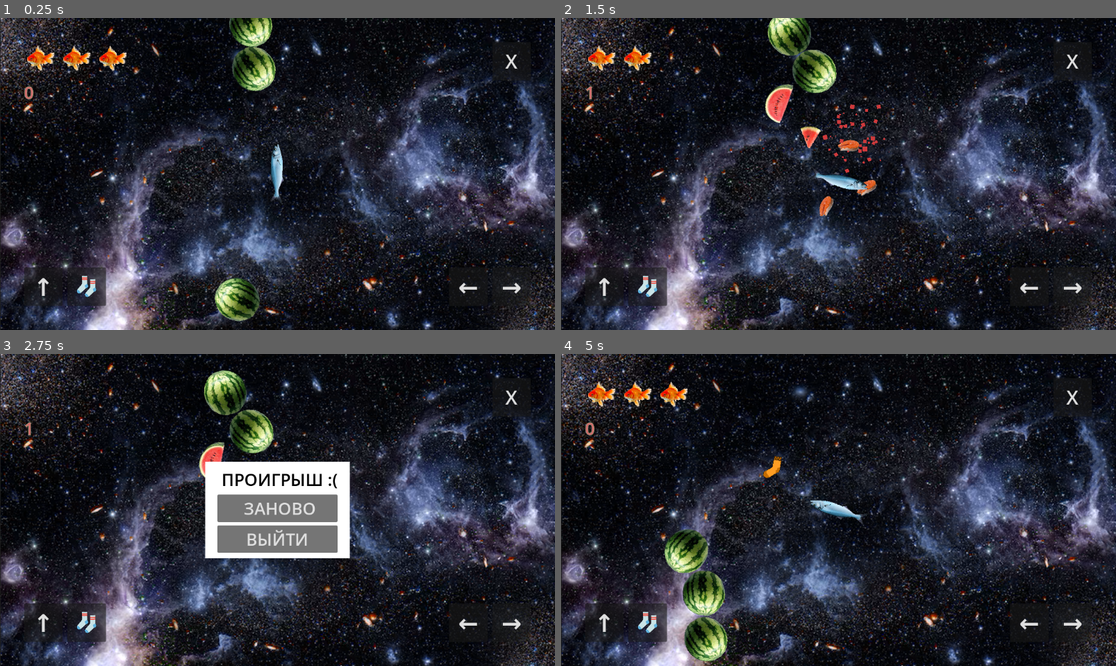
Above: before the commit, frames 1-4 (two rows, left to right).
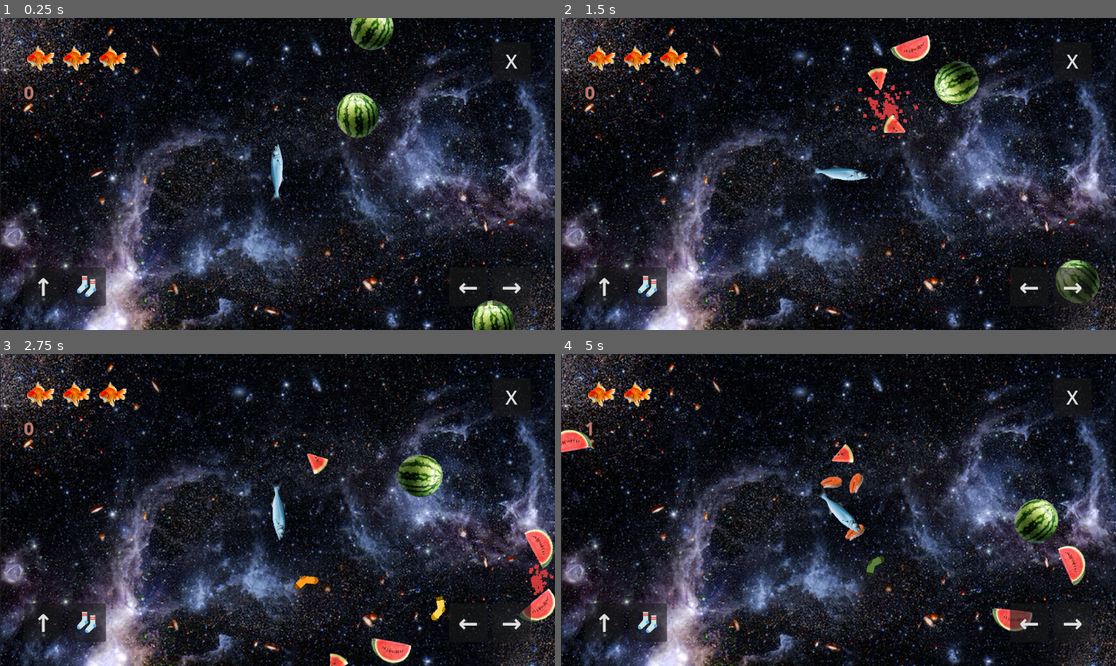
Above: after the commit, the same moments.

Repository: Null-oh/mob6sem
Game: Godot game, scene res://take2/assets/scene_2.tscn
The game is run twice, just before and just after one commit, with the same random seed, the same clock (stepped at 60 frames per second) and the same inputs.
Inputs (mouse positions are in pixels of both pictures, inside the frame that each line leads up to):
- Up to frame 1 (0.25 s): no input
- Up to frame 2 (1.5 s): move the mouse to (960, 158) at 0.52 s; hold Right (ui_right) 0.53-1.25 s; hold Space (space) 0.53-1.25 s; click (960, 158) at 0.67 s; drag from (727, 189) to (810, 236) at 1.27 s
- Up to frame 3 (2.75 s): move the mouse to (333, 441) at 2.02 s; hold Right (ui_right) from 2.03 s (still down); hold Space (space) from 2.03 s (still down)
- Up to frame 4 (5 s): release Right (ui_right) at 2.75 s; release Space (space) at 2.75 s; click (838, 506) at 2.75 s, where only the run before the commit has a clickable "ЗАНОВО"; drag from (810, 572) to (672, 463) at 3.52 s; move the mouse to (1005, 556) at 4.27 s; hold Left (ui_left) from 4.28 s (still down); hold Space (space) from 4.28 s (still down); tap Escape (ui_cancel) at 4.9 s

The runs differ from the first frame. In frame 1, 4.2% of the frame differs, in the area x 38-93%, y 0-100%; in frame 2, 5.9%; in frame 3, 13%, in the area x 4-100%, y 5-100%; in frame 4, 6.0%.

Commit message:
i love Yana

Diff:
--- /dev/null
+++ b/assets/enemy.tscn
@@ -0,0 +1,69 @@
+[gd_scene format=3 uid="uid://bu76npfepnlf1"]
+
+[ext_resource type="Script" uid="uid://dq00bb03kfqtf" path="res://scripts/enemy.gd" id="1_q2h73"]
+[ext_resource type="Texture2D" uid="uid://ch16xb208kma8" path="res://img/usa.png" id="2_pw0vb"]
+[ext_resource type="PackedScene" uid="uid://i2w40basprnj" path="res://assets/enemy_paths.tscn" id="3_pw0vb"]
+
+[sub_resource type="CapsuleShape2D" id="CapsuleShape2D_nyjvj"]
+radius = 16.0
+height = 86.0
+
+[sub_resource type="Animation" id="Animation_edavc"]
+length = 0.001
+tracks/0/type = "value"
+tracks/0/imported = false
+tracks/0/enabled = true
+tracks/0/path = NodePath("Sprite2D:modulate")
+tracks/0/interp = 1
+tracks/0/loop_wrap = true
+tracks/0/keys = {
+"times": PackedFloat32Array(0),
+"transitions": PackedFloat32Array(1),
+"update": 0,
+"values": [Color(1, 0, 0, 1)]
+}
+
+[sub_resource type="Animation" id="Animation_icab4"]
+resource_name = "flash"
+length = 0.24
+tracks/0/type = "value"
+tracks/0/imported = false
+tracks/0/enabled = true
+tracks/0/path = NodePath("Sprite2D:modulate")
+tracks/0/interp = 1
+tracks/0/loop_wrap = true
+tracks/0/keys = {
+"times": PackedFloat32Array(0, 0.04002503, 0.08, 0.12, 0.16, 0.2, 0.24),
+"transitions": PackedFloat32Array(1, 1, 1, 1, 1, 1, 1),
+"update": 0,
+"values": [Color(1, 1, 1, 1), Color(1, 0, 0, 1), Color(1, 1, 1, 1), Color(1, 0, 0, 1), Color(1, 1, 1, 1), Color(1, 0, 0, 1), Color(1, 1, 1, 1)]
+}
+
+[sub_resource type="AnimationLibrary" id="AnimationLibrary_npimb"]
+_data = {
+&"RESET": SubResource("Animation_edavc"),
+&"flash": SubResource("Animation_icab4")
+}
+
+[node name="enemy" type="Area2D" unique_id=997287872 groups=["enemies"]]
+script = ExtResource("1_q2h73")
+
+[node name="Sprite2D" type="Sprite2D" parent="." unique_id=1967302562]
+modulate = Color(1, 0, 0, 1)
+texture_filter = 1
+texture = ExtResource("2_pw0vb")
+
+[node name="CollisionShape2D" type="CollisionShape2D" parent="." unique_id=47605471]
+rotation = 1.5707964
+shape = SubResource("CapsuleShape2D_nyjvj")
+
+[node name="AnimationPlayer" type="AnimationPlayer" parent="." unique_id=2064070220]
+libraries/ = SubResource("AnimationLibrary_npimb")
+
+[node name="enemy_paths" parent="." unique_id=1657906345 instance=ExtResource("3_pw0vb")]
+
+[node name="cooldown" type="Timer" parent="." unique_id=1337258483]
+wait_time = 1.5
+autostart = true
+
+[connection signal="timeout" from="cooldown" to="." method="_on_cooldown_timeout"]
--- /dev/null
+++ b/assets/enemy_paths.tscn
@@ -0,0 +1,30 @@
+[gd_scene format=3 uid="uid://i2w40basprnj"]
+
+[sub_resource type="Curve2D" id="Curve2D_duqxa"]
+_data = {
+"points": PackedVector2Array(0, 0, 0, 0, -90, 98, -100.42975, -160.68759, 100.42975, 160.68759, 495, 118, -92.897514, -200.8595, 92.897514, 200.8595, 249, 706, -70.30082, 107.961975, 70.30082, -107.961975, 1140, 736, -145.62312, 125.53718, 145.62312, -125.53718, 1047, 183, 0, 0, 0, 0, 1489, 138)
+}
+point_count = 6
+
+[sub_resource type="Curve2D" id="Curve2D_5ylkv"]
+_data = {
+"points": PackedVector2Array(0, 0, 0, 0, 635, -105, 133.06941, -178.26279, -133.06941, 178.26279, 158, 244, -140.60164, -97.919, 140.60164, 97.919, 111, 776, -243.54213, -5.021487, 243.54213, 5.021487, 685, 495, -118.00495, 205.88098, 118.00495, -205.88098, 1245, 778, 77.83305, 125.53718, -77.83305, -125.53718, 1188, 236, 0, 0, 0, 0, 801, -80)
+}
+point_count = 7
+
+[sub_resource type="Curve2D" id="Curve2D_rhpwe"]
+_data = {
+"points": PackedVector2Array(0, 0, 0, 0, 102, 936, -154.93799, 18.227997, 154.93799, -18.227997, 87, 125, -191.39398, 36.455994, 191.39398, -36.455994, 467, 711, -194.43198, 0, 194.43198, 0, 670, 146, -191.39398, 42.531994, 191.39398, -42.531994, 953, 739, -130.63399, -48.607994, 130.63399, 48.607994, 1135, 243, 0, 0, 0, 0, 1278, 957)
+}
+point_count = 7
+
+[node name="enemy_paths" type="Node" unique_id=1657906345]
+
+[node name="Path2D" type="Path2D" parent="." unique_id=221148319]
+curve = SubResource("Curve2D_duqxa")
+
+[node name="Path2D2" type="Path2D" parent="." unique_id=1485351379]
+curve = SubResource("Curve2D_5ylkv")
+
+[node name="Path2D3" type="Path2D" parent="." unique_id=750542997]
+curve = SubResource("Curve2D_rhpwe")
--- /dev/null
+++ b/assets/food.tscn
@@ -0,0 +1,41 @@
+[gd_scene format=3 uid="uid://1f0u20nau34p"]
+
+[ext_resource type="Script" uid="uid://cbk64kpwdq0ag" path="res://scripts/food.gd" id="1_2123h"]
+[ext_resource type="Texture2D" uid="uid://xg0cxu7gjplq" path="res://img/chicken.png" id="2_q8dvt"]
+[ext_resource type="Texture2D" uid="uid://biye3cem3lrio" path="res://img/fries.png" id="3_khgh3"]
+[ext_resource type="Texture2D" uid="uid://b28ndcs18xtas" path="res://img/burger.png" id="4_shpsl"]
+
+[sub_resource type="CircleShape2D" id="CircleShape2D_5uh48"]
+
+[node name="food" type="Area2D" unique_id=217257951]
+script = ExtResource("1_2123h")
+
+[node name="sprites" type="Node" parent="." unique_id=574386135]
+
+[node name="one" type="Sprite2D" parent="sprites" unique_id=1329825766]
+visible = false
+texture_filter = 1
+texture = ExtResource("2_q8dvt")
+
+[node name="two" type="Sprite2D" parent="sprites" unique_id=1729362267]
+visible = false
+texture_filter = 1
+texture = ExtResource("3_khgh3")
+
+[node name="three" type="Sprite2D" parent="sprites" unique_id=292985318]
+visible = false
+texture_filter = 1
+texture = ExtResource("4_shpsl")
+
+[node name="Sprite2D" type="Sprite2D" parent="." unique_id=1903941032]
+
+[node name="CollisionShape2D" type="CollisionShape2D" parent="." unique_id=1489125022]
+shape = SubResource("CircleShape2D_5uh48")
+
+[node name="VisibleOnScreenNotifier2D" type="VisibleOnScreenNotifier2D" parent="." unique_id=1584639700]
+
+[node name="cooldown" type="Timer" parent="." unique_id=699498968]
+
+[connection signal="body_entered" from="." to="." method="_on_body_entered"]
+[connection signal="screen_exited" from="VisibleOnScreenNotifier2D" to="." method="_on_visible_on_screen_notifier_2d_screen_exited"]
+[connection signal="timeout" from="cooldown" to="." method="_on_cooldown_timeout"]
--- /dev/null
+++ b/scripts/enemy.gd
@@ -0,0 +1,64 @@
+extends Area2D
+
+@export var draw_path : Path2D
+@onready var paths = $enemy_paths
+
+var follow = PathFollow2D.new()
+
+var health : int = 3
+
+@export var speed = 150
+@export var rotation_speed = 120
+
+@export var bullet_spread = 0.2
+
+var target = null
+
+@onready var bullet_scene = preload("res://assets/food.tscn")
+
+@onready var aPlayer = $AnimationPlayer
+
+func _ready():
+	add_to_group("enemies")
+	var path = paths.get_children()[randi_range(0, 2)]
+	path.add_child(follow)
+	follow.loop = false
+
+func _physics_process(delta):
+	rotation += deg_to_rad(rotation_speed) * delta
+
+	follow.progress += speed * delta
+	position = follow.global_position
+
+	if follow.progress_ratio >= 1:
+		queue_free()
+
+	if health <= 0:
+		Global2.score += 5
+		queue_free()
+
+func shoot():
+	var dir = global_position.direction_to(target.global_position)
+	dir = dir.rotated(randf_range(-bullet_spread, bullet_spread))
+
+	var bullet_instance = bullet_scene.instantiate()
+	get_tree().root.add_child(bullet_instance)
+	bullet_instance.start(global_position, dir)
+
+func pulse(n, delay):
+	for i in n:
+		shoot()
+		await get_tree().create_timer(delay).timeout
+
+func _on_cooldown_timeout():
+	pulse(3, 0.15)
+
+func take_damage():
+	health -= 1
+	aPlayer.play("flash")
+	if health <= 0:
+		explode()
+
+func explode():
+	speed = 0
+	$cooldown.stop()
--- /dev/null
+++ b/scripts/food.gd
@@ -0,0 +1,37 @@
+#это еда
+extends Area2D
+
+@onready var sprite = $Sprite2D
+@onready var sprites = $sprites
+
+var speed = 1000
+var rotation_speed = 10.0
+var velocity = Vector2.ZERO
+
+func _ready():
+	add_to_group("food")
+	var current_sprite = sprites.get_children()[randi_range(0, 2)]
+	sprite.texture = current_sprite
+
+	body_entered.connect(_on_body_entered)
+
+func start(_position, _direction):
+	position = _position
+	rotation = _direction.angle()
+
+func _process(delta):
+	position += velocity * delta
+	rotation += rotation_speed * delta
+
+
+func _on_body_entered(body):
+	if body.name == "Fish2":
+		print("fsh hit")
+
+	queue_free()
+
+func _on_visible_on_screen_notifier_2d_screen_exited():
+	queue_free()
+
+func _on_cooldown_timeout():
+	pass # Replace with function body.
--- a/scripts/sock.gd
+++ b/scripts/sock.gd
@@ -35,6 +35,10 @@
 		body.hit()
 		queue_free()
 
+	if body.is_in_group("enemies"):
+		print("usa hit")
+		body.health -= 1
+
 func _on_visible_on_screen_notifier_2d_screen_exited():
 	print("sock despawned")
 	queue_free()
--- a/take2/assets/scene_2.tscn
+++ b/take2/assets/scene_2.tscn
@@ -29,3 +29,8 @@
 curve = SubResource("Curve2D_oh8wx")
 
 [node name="mwspawn" type="PathFollow2D" parent="mwpath" unique_id=1657152571]
+
+[node name="enemyTimer" type="Timer" parent="." unique_id=2141566577]
+one_shot = true
+
+[connection signal="timeout" from="enemyTimer" to="." method="_on_enemy_timer_timeout"]
--- a/take2/scripts/interface.gd
+++ b/take2/scripts/interface.gd
@@ -34,6 +34,13 @@
 func _process(_delta):
 	set_lives()
 	score_label.text = str(Global2.score)
+
+	if Input.is_action_pressed("ui_cancel"):
+		if pause_window.visible == false:
+			_on_pause_pressed()
+		else:
+			_on_back_pressed()
+
 
 func set_lives():
 	match Global2.lives:
--- a/take2/scripts/scene_2.gd
+++ b/take2/scripts/scene_2.gd
@@ -5,27 +5,46 @@
 @onready var screensize : Vector2 = get_viewport().get_visible_rect().size
 
 @onready var spawn_path = $mwpath/mwspawn
+var spawning : bool = false
+
+@onready var enemy_scene = preload("res://assets/enemy.tscn")
+@onready var enemyTimer = $enemyTimer
 
 func _ready():
 	Global2.lives = 3
 	Global2.score = 0
+	spawning = false
+
+	enemyTimer.start(randf_range(5, 10))
 
 func _process(delta):
-	if Global2.materwelons <= 0:
+	if !spawning and Global2.materwelons <= 0:
 		spawn()
+		spawning = true
 
-func spawn(mwposition = null, mwvelocity = null):
+func spawn():
 	for i in 3:
+		var path_length = spawn_path.get_parent().curve.get_baked_length()
+		spawn_path.progress = randf_range(0, path_length)
+		var spawn_global_pos = spawn_path.global_position
 
-		if mwposition == null:
-			spawn_path.progress = randi_range(0, int(spawn_path.get_parent().curve.get_baked_length()))
-			mwposition = spawn_path.global_position
-
-		if mwvelocity == null:
-			mwvelocity = Vector2.RIGHT.rotated(randf_range(0, TAU)) * randf_range(50, 125)
+		var velocity = Vector2.RIGHT.rotated(randf_range(0, TAU)) * randf_range(50, 125)
 
 		var mw_instance = materwelon_scene.instantiate()
 		mw_instance.screensize = screensize
-		mw_instance.start(mwposition, mwvelocity)
+
 		call_deferred("add_child", mw_instance)
+		mw_instance.global_position = spawn_global_pos
+		mw_instance.start(spawn_global_pos, velocity)
+
 		print("MW created: ", mw_instance.position)
+
+	await get_tree().create_timer(0.1).timeout
+	spawning = false
+
+
+func _on_enemy_timer_timeout():
+	var enemy_instance = enemy_scene.instantiate()
+	add_child(enemy_instance)
+	enemy_instance.target = $Fish2
+	enemyTimer.start(randf_range(20, 40))
Binary file added: img/burger.png
Not shown, added: img/burger.png.import
Binary file added: img/chicken.png
Not shown, added: img/chicken.png.import
Binary file added: img/fries.png
Not shown, added: img/fries.png.import
Not shown, added: scripts/enemy.gd.uid
Not shown, added: scripts/food.gd.uid
